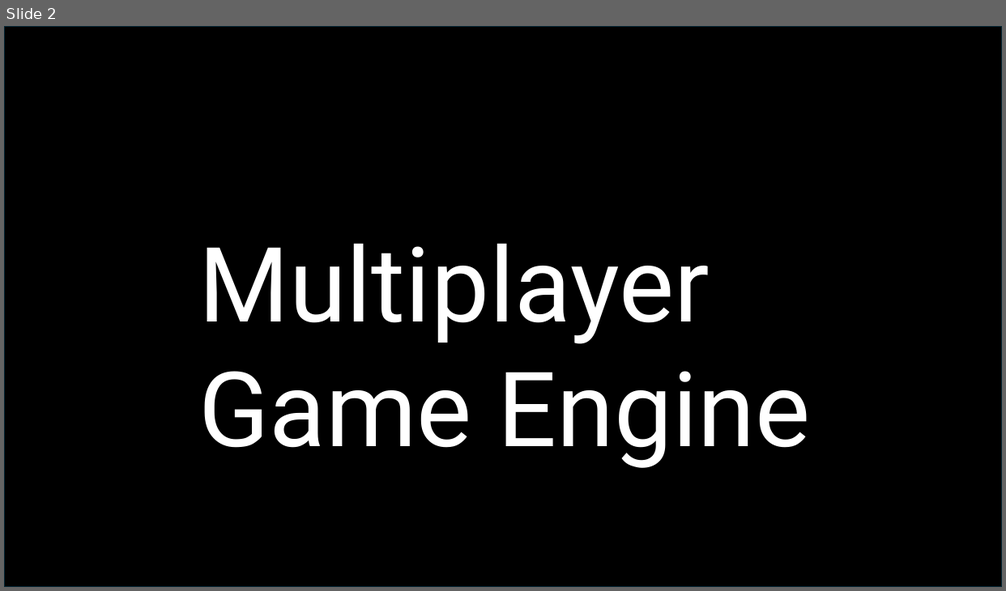
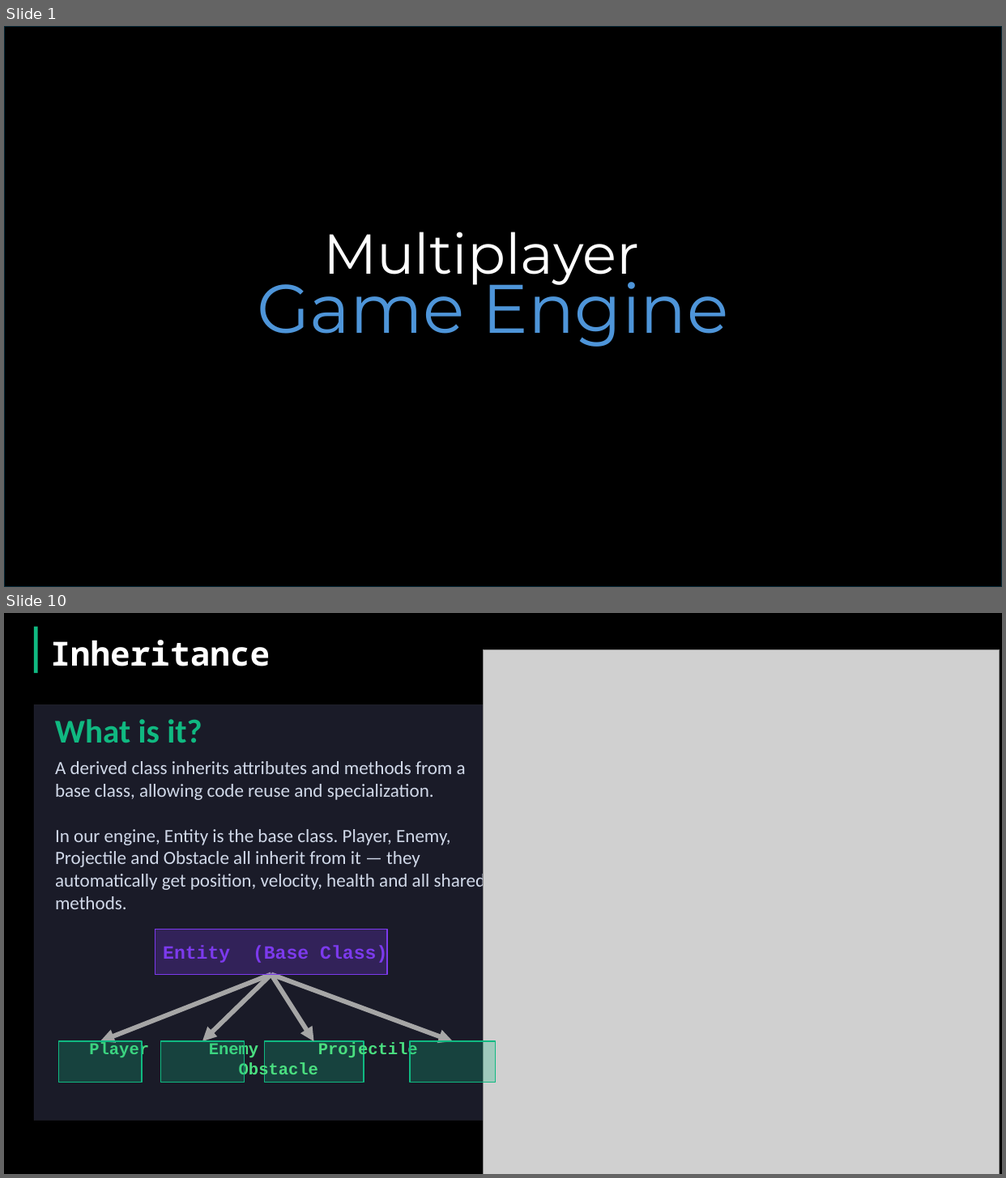
Before and after one commit to emanmo5050-oss/GamEngine26, a slide deck: GamEngine26.pptx. Shown one above the other, each under a label of ours: slide 2 before the commit, slides 1 and 10 after it; the slides between them are not shown. The pictures are 1006x591 and 1006x1178 pixels, drawn with LibreOffice and Linux fonts; fonts in the diff are those of the drawing; grey boxes stand for pictures; background and template pictures are left out. Boxes give left, top, right and bottom in pixels: in the first picture for what was removed or moved away, otherwise in the second. Text is boxed around its words. In the diff, an @@ line names an element or a change of style, - is before the commit and + after.

```diff
--- a/GamEngine26.pptx
+++ b/GamEngine26.pptx
@@ slide 10 added at (4,613,1002,1174), background #000000 @@
@@ rectangle added at (34,627,38,673), fill #10B981 @@
@@ text added at (50,640,270,666), 32 pt, text #FFFFFF, bold @@
+Inheritance
@@ picture added at (484,649,999,1174) @@
@@ rectangle added at (34,705,513,1122), fill #1A1B28, outline #FFFFFF 0.3 pt @@
@@ text added at (55,719,202,743), 32 pt, text #10B981, bold @@
+What is it?
@@ text added at (55,761,486,909), 18 pt, text #D0D8E8 @@
+A derived class inherits attributes and methods from a base class, allowing code reuse and specialization.
+In our engine, Entity is the base class. Player, Enemy, Projectile and Obstacle all inherit from it — they automatically get position, velocity, health and all shared methods.
@@ rectangle added at (155,930,387,974), fill #7C3AED at 25% opacity, outline #7C3AED 1 pt @@
@@ text added at (163,946,387,965), 18 pt, text #7C3AED, bold @@
+Entity (Base Class)
@@ arrow added from (271, 974) to (100, 1042), #A6A6A6 4.5 pt @@
@@ arrow added from (271, 974) to (202, 1042), #A6A6A6 4.5 pt @@
@@ arrow added from (271, 974) to (314, 1042), #A6A6A6 4.5 pt @@
@@ arrow added from (271, 974) to (453, 1042), #A6A6A6 4.5 pt @@
@@ rectangle added at (58,1042,142,1083), fill #10B981 at 25% opacity, outline #10B981 1 pt @@
@@ text added at (89,1043,418,1080), 16 pt, text #4ADE80, bold @@
+Player Enemy Projectile Obstacle
@@ rectangle added at (160,1042,244,1083), fill #10B981 at 25% opacity, outline #10B981 1 pt @@
@@ rectangle added at (265,1042,364,1083), fill #10B981 at 25% opacity, outline #10B981 1 pt @@
@@ rectangle added at (410,1042,495,1083), fill #10B981 at 25% opacity, outline #10B981 1 pt @@
@@ what was slide 2 is now slide 1 @@
@@ slide 1 changed as well @@
@@ text added at (323,232,639,288), 54 pt, text #FFFFFF @@
+Multiplayer
@@ text at (257,267,728,347): text changed; size 100 to 66 pt; font Roboto to Montserrat; text colour #FFFFFF to #4E95D9 @@
-Multiplayer Game Engine
+Game Engine
```
Also in this commit, not shown: 5 other slides changed, 7 other slides added, 5 slides removed, 5 other files.
